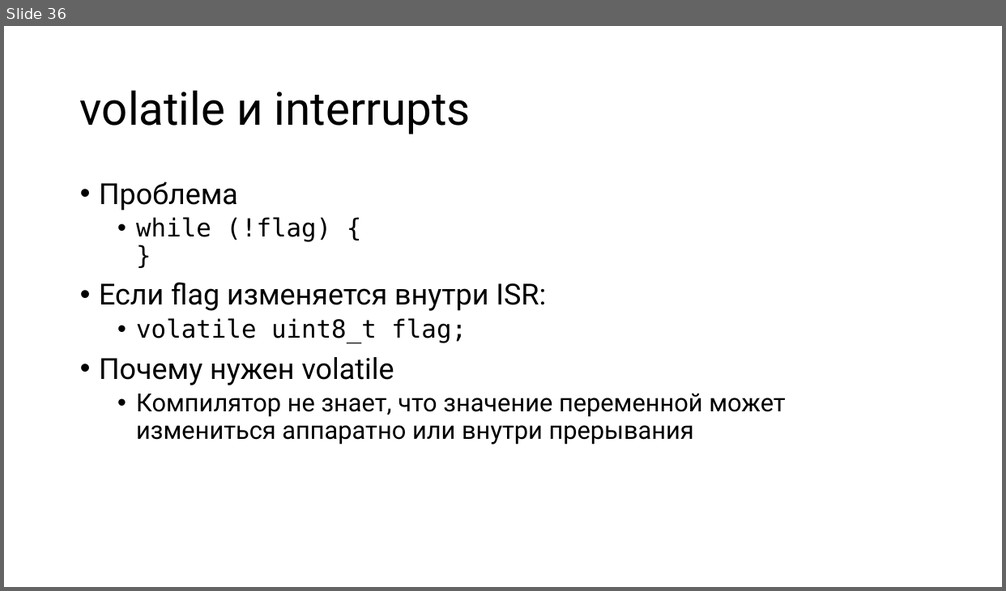
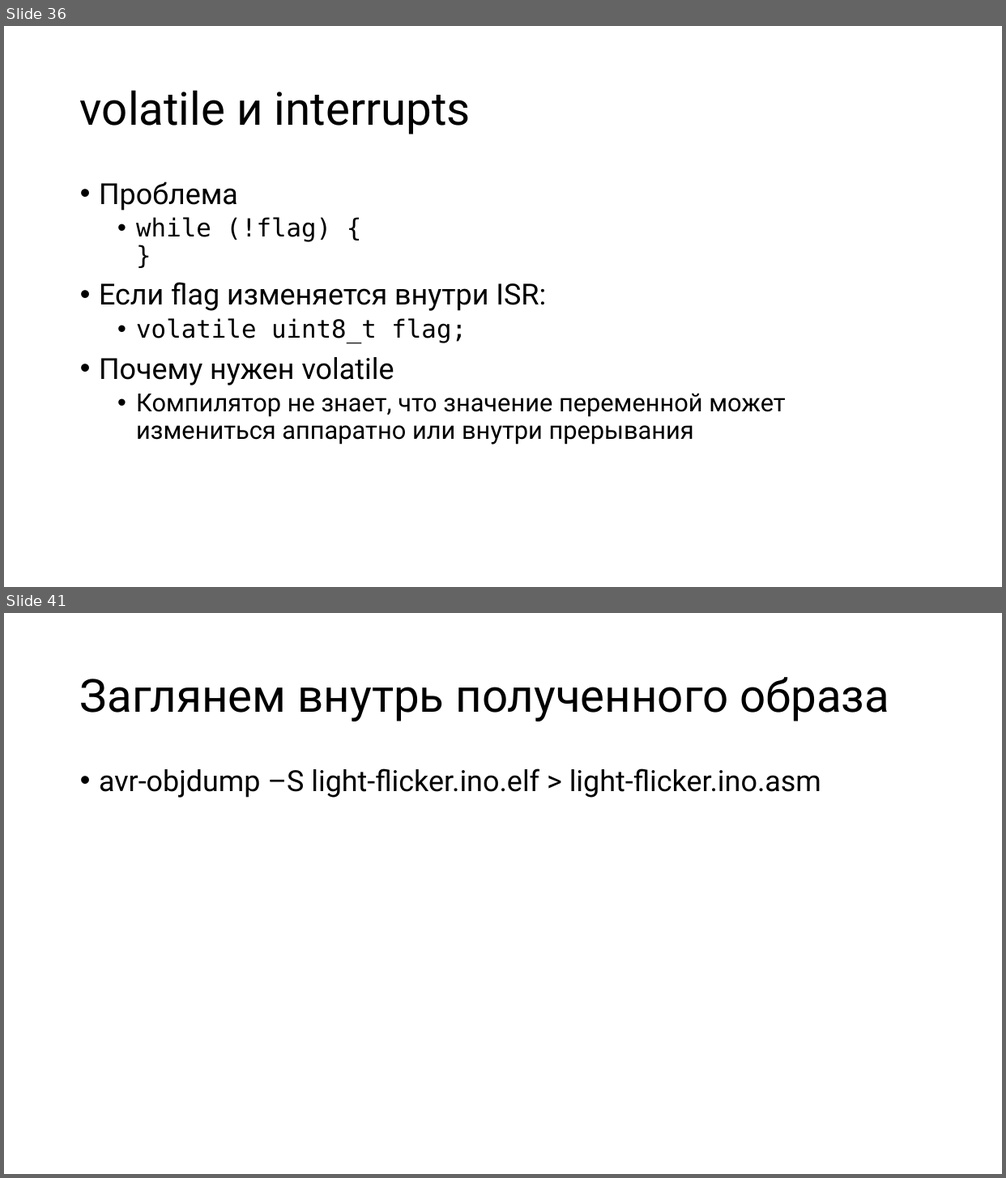
Before and after one commit to alexey-malov/mpp, a slide deck: lectures/14/Microcontroller Programming.pptx. Shown one above the other, each under a label of ours: slide 36 before the commit, slides 36 and 41 after it; the slides between them are not shown. The pictures are 1006x591 and 1006x1178 pixels, drawn with LibreOffice and Linux fonts; fonts in the diff are those of the drawing. Boxes give left, top, right and bottom in pixels: in the first picture for what was removed or moved away, otherwise in the second. Text is boxed around its words. In the diff, an @@ line names an element or a change of style, - is before the commit and + after.

```diff
--- a/lectures/14/Microcontroller Programming.pptx
+++ b/lectures/14/Microcontroller Programming.pptx
@@ slide 41 added at [4, 613, 1002, 1174], background #FFFFFF @@
@@ title added at [80, 677, 889, 722], 44 pt, text #000000 @@
+Заглянем внутрь полученного образа
@@ text added at [99, 769, 821, 798], 28 pt, text #000000 @@
+• avr-objdump –S light-flicker.ino.elf > light-flicker.ino.asm
```
Also in this commit, not shown: 2 slides changed, 18 other slides added.
